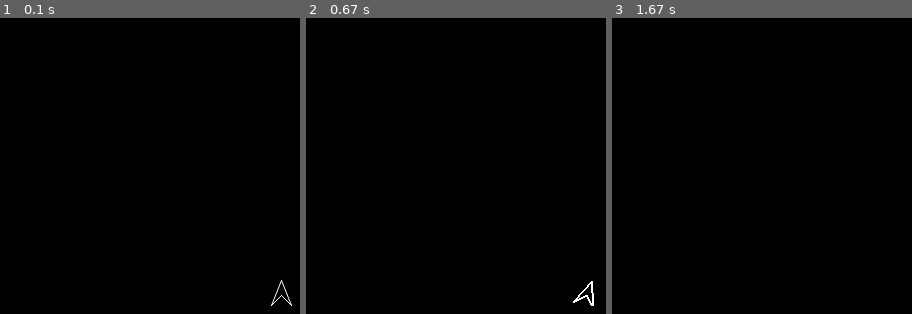
Above: before the commit, frames 1-3 (left to right).
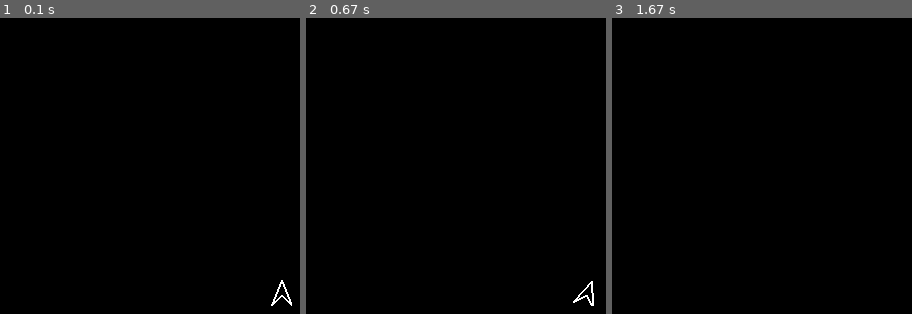
Above: after the commit, the same moments.

Repository: SanderE1/mpl_python
Game: pygame game, started from asteroids.py
Two runs of this game, one before a commit and one after it. Both use one fixed random seed, a clock stepped at 60 frames per second and the inputs below.
Inputs:
- Up to frame 1 (0.1 s): no input
- Up to frame 2 (0.67 s): hold Right from 0.33 s (still down)
- Up to frame 3 (1.67 s): release Right at 0.8 s; hold Up 0.83-1.13 s; tap Space at 0.9, 1.23, 1.53 s; hold Right 1.17-1.63 s
The pictures show only the part of the screen within x 6-56%, y 6-56%; the shares and areas given below are measured in that part.

The runs differ from the first frame. In frame 1, 0.1% of the frame differs, in the area x 90-98%, y 88-98%; in frame 2, nothing differs; in frame 3, nothing differs.

Commit message:
Adding the alien and some game logic.

Diff:
--- a/asteroids.py
+++ b/asteroids.py
@@ -46,7 +46,7 @@
         pygame.sprite.Sprite.__init__(self)
         self.image = pygame.Surface([26,26])
         self.pts = [[15, 0],[5,25], [15,15], [25,25]]
-        pygame.draw.aalines(self.image, WHITE, True, self.pts,2)
+        pygame.draw.lines(self.image, WHITE, True, self.pts,2)
         self.rect = self.image.get_rect()
         self.rect.x = 300
         self.rect.y = 300
--- a/pygame_defender1.py
+++ b/pygame_defender1.py
@@ -4,6 +4,7 @@
 
 import pygame
 import copy
+import random
 
 # Define some colors
 BLACK = (0, 0, 0)
@@ -43,8 +44,6 @@
         self.updown = 0
         self.speed = 8
 
-
-
 class Bullet(pygame.sprite.Sprite):
     def __init__(self):
         pygame.sprite.Sprite.__init__(self)
@@ -53,19 +52,28 @@
         self.image.set_colorkey(WHITE)
         self.rect = self.image.get_rect()
         self.size = self.image.get_size()
-        self.speed = 5
+        self.speed = 20
         self.min_size = 4
         self.max_size = self.image.get_size()[0]
 
     def make_long(self, new_size):
         self.image = pygame.transform.scale(self.image2, (new_size, self.size[1]))
 
-
+class Alien(pygame.sprite.Sprite):
+    def __init__(self, y):
+        pygame.sprite.Sprite.__init__(self)
+        self.image = pygame.image.load("alien.png").convert()
+        self.image.set_colorkey(WHITE)
+        self.rect = self.image.get_rect()
+        self.rect.x = size[0] - 50
+        self.rect.y = y
+        self.speed = 10
 
 
 ship = Ship()
 all_sprites_list.add(ship)
 bullets = []
+aliens = []
 
 # -------- Main Program Loop -----------
 while not done:
@@ -76,16 +84,17 @@
         if event.type == pygame.KEYDOWN:
             # press space to fire
             if event.key == pygame.K_SPACE:
-                laser_sound.play()
-                bullet = Bullet()
-                bullet.direction = 1
-                rect = copy.copy(ship.rect) # copy of the ship's position
-                rect[0] += ship.image.get_size()[0] # front of the ship
-                rect[1] += int(ship.image.get_size()[1]/2) # middle of the ship
-                bullet.rect = rect
-                bullet.make_long(bullet.min_size)
-                all_sprites_list.add(bullet)
-                bullets.append(bullet)
+                if len(bullets) < 3:
+                    laser_sound.play()
+                    bullet = Bullet()
+                    bullet.direction = 1
+                    rect = copy.copy(ship.rect) # copy of the ship's position
+                    rect[0] += ship.image.get_size()[0] # front of the ship
+                    rect[1] += int(ship.image.get_size()[1]/2) # middle of the ship
+                    bullet.rect = rect
+                    bullet.make_long(bullet.min_size)
+                    all_sprites_list.add(bullet)
+                    bullets.append(bullet)
 
             # if the up or down key is pressed, set the direction of movement
             if event.key == pygame.K_UP:
@@ -108,8 +117,22 @@
         else: bullet.rect.x += bullet.speed
         if bullet.rect.x > size[0]:
             bullets.remove(bullet)
+            all_sprites_list.remove(bullet)
 
+    add_alien = random.randint(0,10)
+    if add_alien == 9 and len(aliens) < 6:
+        print "adding alien"
+        alien_y = random.randint(0,size[1])
+        alien = Alien(alien_y)
+        aliens.append(alien)
+        all_sprites_list.add(alien)
 
+    # move the aliens
+    for alien in aliens:
+        alien.rect.x -= alien.speed
+        if alien.rect.x < 0:
+            aliens.remove(alien)
+            all_sprites_list.remove(alien)
 
     # --- Screen-clearing code goes here
     screen.fill(WHITE)
Binary file added: alien.png
Binary file changed: defender_ship.png
Binary file added: defender_ship_old.png
